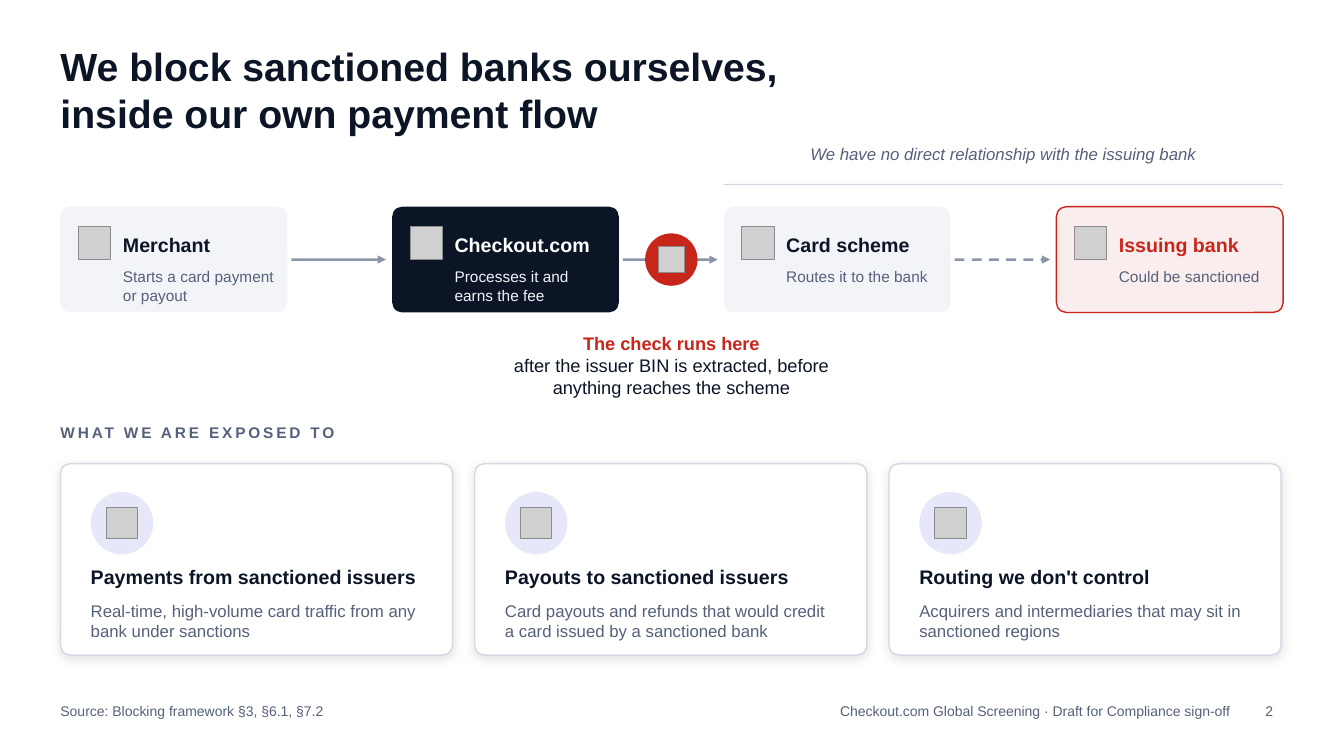
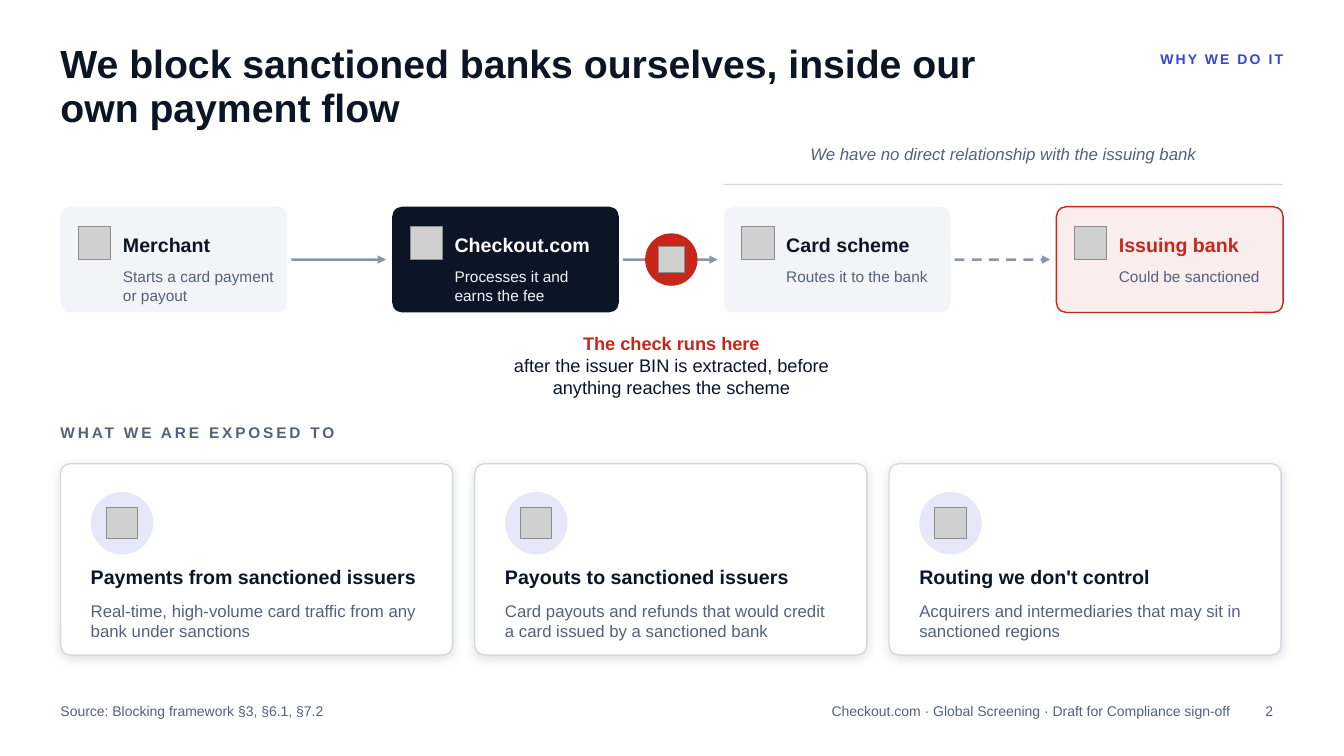
Before and after one commit to danielslonim-art/Screening, a slide deck: slide 2 of summit/bin-blocking-flow/deck/bin-blocking-summit-deck.pptx. Drawn at 1344x756 pixels with LibreOffice and Linux fonts; fonts in the diff are those of the drawing; grey boxes stand for pictures. Boxes give left, top, right and bottom in pixels: in the first picture for what was removed or moved away, otherwise in the second. Text is boxed around its words. In the diff, an @@ line names an element or a change of style, - is before the commit and + after.

```diff
--- a/summit/bin-blocking-flow/deck/bin-blocking-summit-deck.pptx
+++ b/summit/bin-blocking-flow/deck/bin-blocking-summit-deck.pptx
@@ title "We block sanctioned banks ourselves, ..." at (60,49,975,130): line spacing 1 to 0.95 @@
@@ text added at (1160,54,1283,64), 10 pt, text #3446D4, bold @@
+WHY WE DO IT
@@ text "Source: Blocking framework §3, §6.1, ..." at (60,706,323,719): more space between paragraphs @@
@@ text at (832,706,1230,719): text changed @@
-Checkout.com Global Screening · Draft for Compliance sign-off
+Checkout.com · Global Screening · Draft for Compliance sign-off
```
Also in this commit, not shown: 6 other slides changed, 1 slide added, 15 other files.
